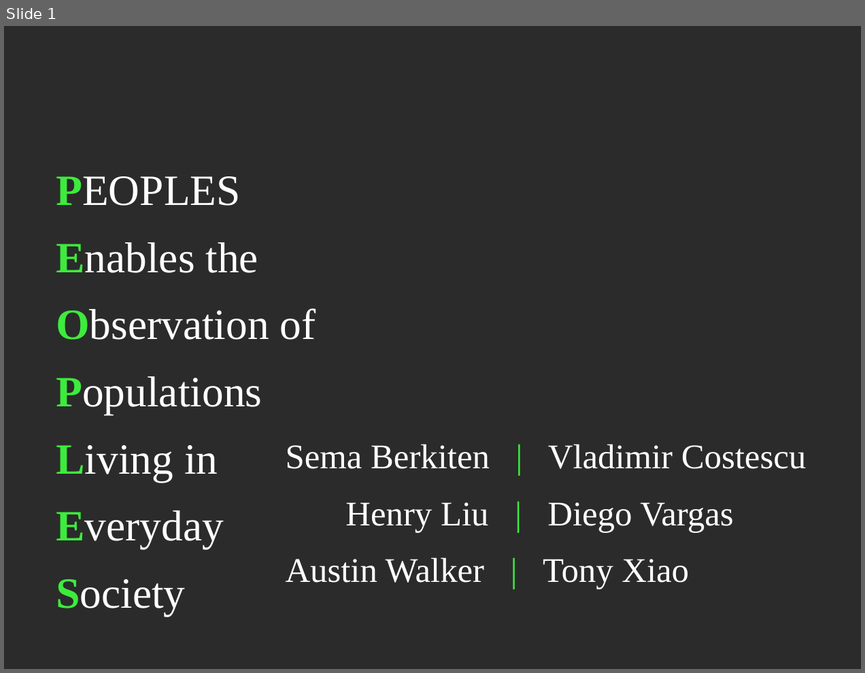
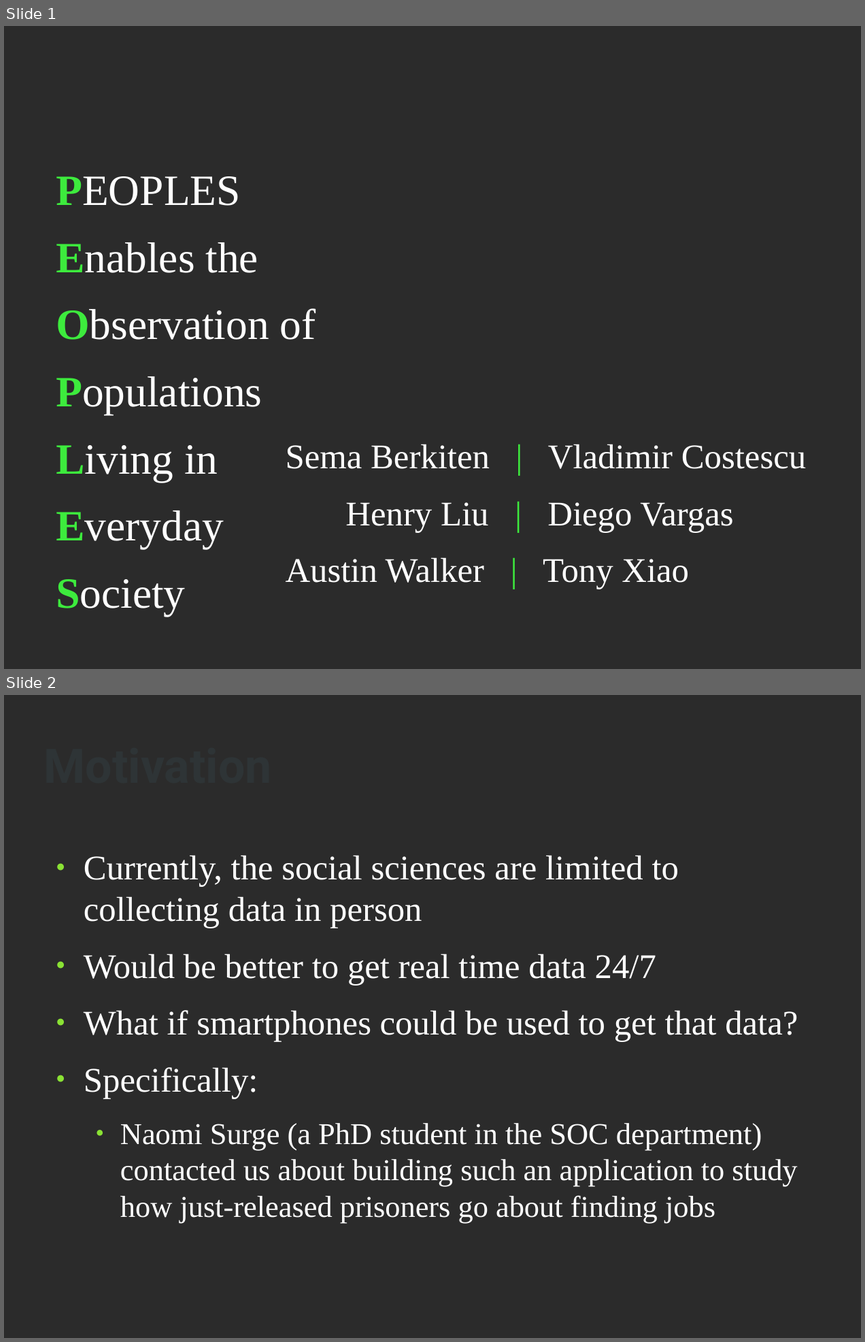
Before and after one commit to aewalker/Survey-Droid, a slide deck: doc/presentation-slides.odp. Shown one above the other, each under a label of ours: slide 1 before the commit, slides 1 and 2 after it. The pictures are 865x673 and 865x1342 pixels, drawn with LibreOffice and Linux fonts; fonts in the diff are those of the drawing; background and template pictures are left out; a plain dark background stands for a picture behind light text. Boxes give left, top, right and bottom in pixels: in the first picture for what was removed or moved away, otherwise in the second. Text is boxed around its words. In the diff, an @@ line names an element or a change of style, - is before the commit and + after.

Commit message:
updated presentation stuff

```diff
--- a/doc/presentation-slides.odp
+++ b/doc/presentation-slides.odp
@@ slide 2 added at [4, 695, 861, 1338], background picture (left out) @@
@@ title added at [43, 713, 815, 813], 44 pt, text #2E3436, bold @@
+Motivation
@@ text added at [84, 855, 798, 1223], 32 pt, text #FFFFFF @@
+● Currently, the social sciences are limited to collecting data in person
+● Would be better to get real time data 24/7
+● What if smartphones could be used to get that data?
+● Specifically:
+  ● Naomi Surge (a PhD student in the SOC department) contacted us about building such an application to study how just-released prisoners go about finding jobs
```
Also in this commit, not shown: 12 other slides added, 1 slide removed, 1 other file.
